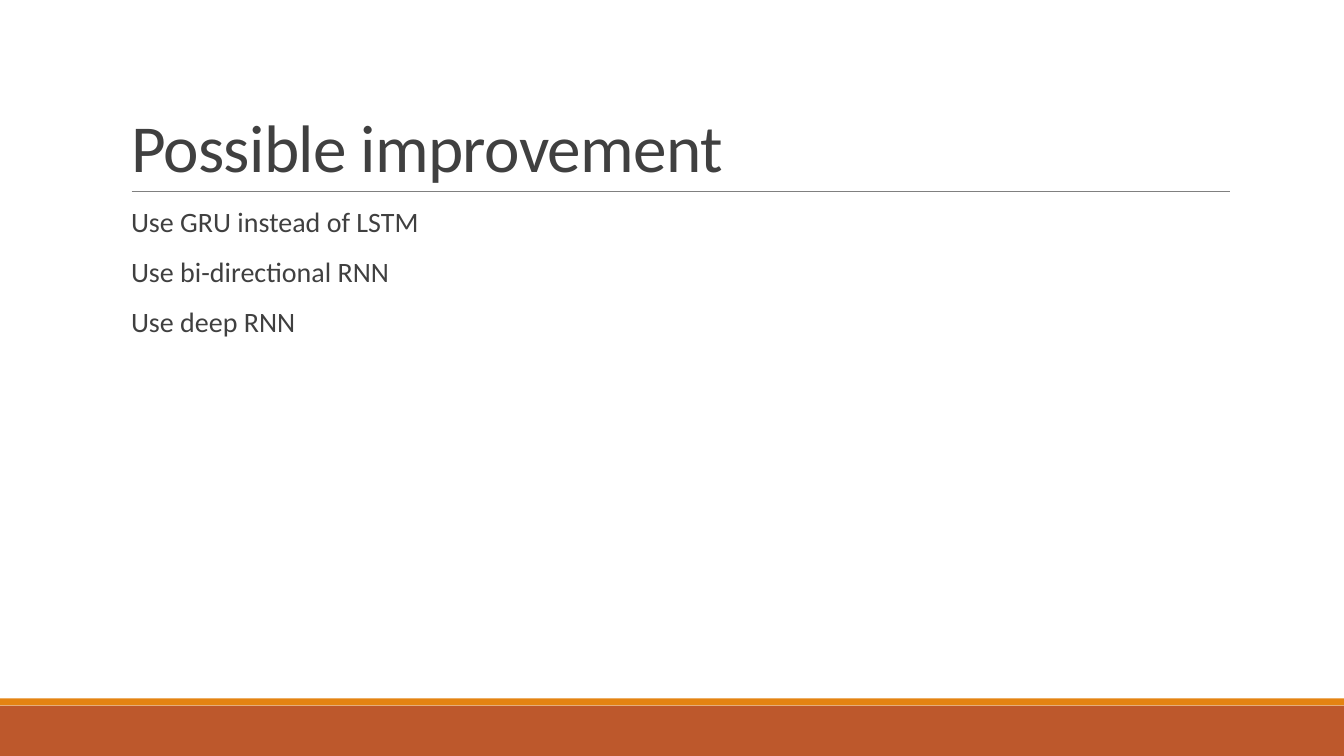
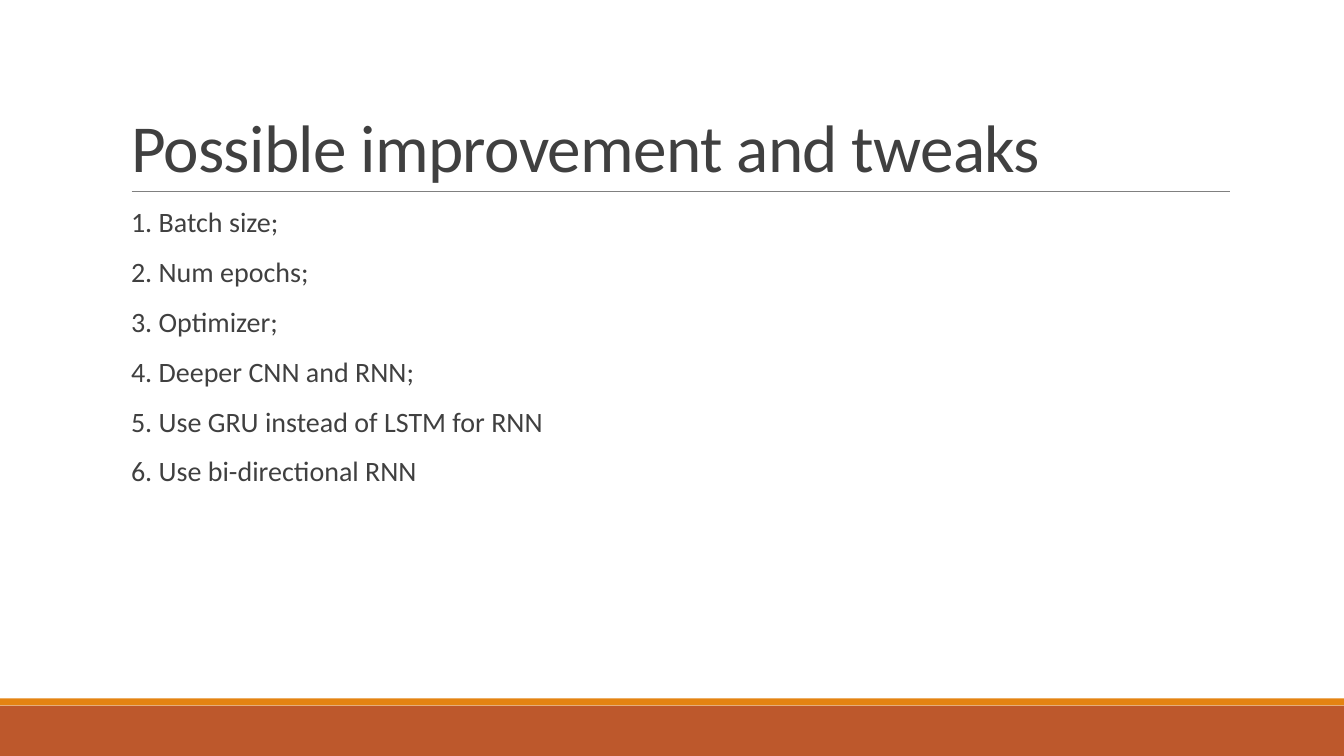
Before and after one commit to MicroRAsus/MLPR-Final-Project, a slide deck: slide 19 of CNNRNNProjectPresentation.pptx (slide 21 before the commit). Drawn at 1344x756 pixels with LibreOffice and Linux fonts; fonts in the diff are those of the drawing. Boxes give left, top, right and bottom in pixels: in the first picture for what was removed or moved away, otherwise in the second. Text is boxed around its words. In the diff, an @@ line names an element or a change of style, - is before the commit and + after.

Commit message:
presentation

```diff
--- a/CNNRNNProjectPresentation.pptx
+++ b/CNNRNNProjectPresentation.pptx
@@ title at bbox=[131, 125, 1040, 183]: text changed @@
-Possible improvement
+Possible improvement and tweaks
@@ text at bbox=[131, 212, 542, 481]: text changed @@
-  Use GRU instead of LSTM
-  Use bi-directional RNN
-  Use deep RNN
+  1. Batch size;
+  2. Num epochs;
+  3. Optimizer;
+  4. Deeper CNN and RNN;
+  5. Use GRU instead of LSTM for RNN
+  6. Use bi-directional RNN
```
Also in this commit, not shown: 2 slides removed.
